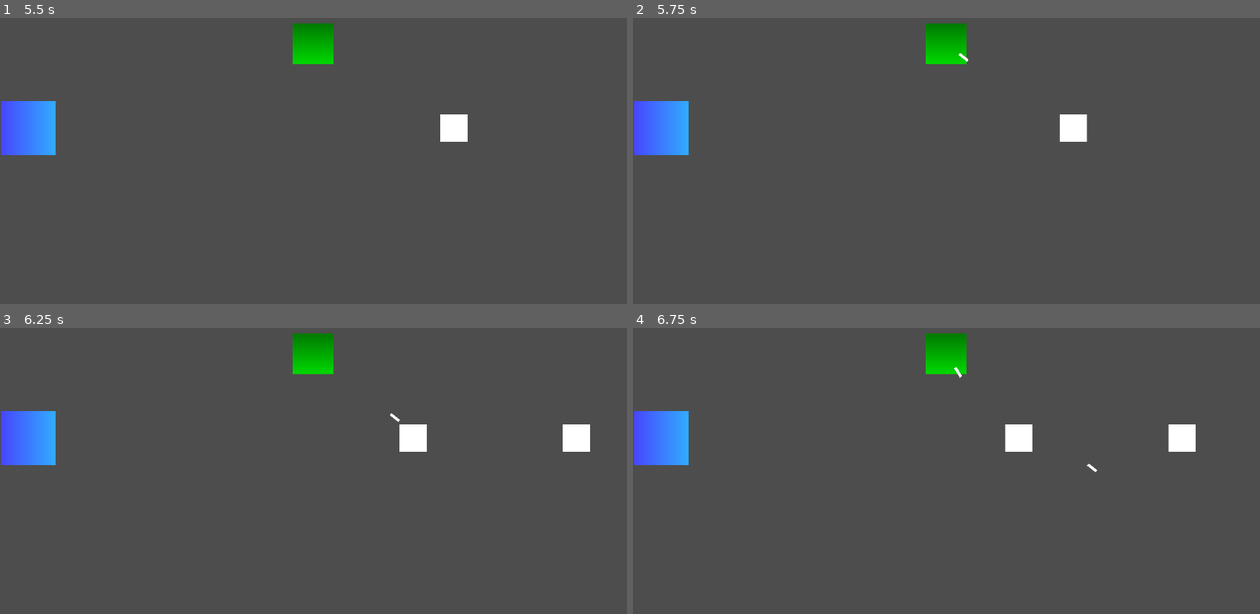
Above: before the commit, frames 1-4 (two rows, left to right).
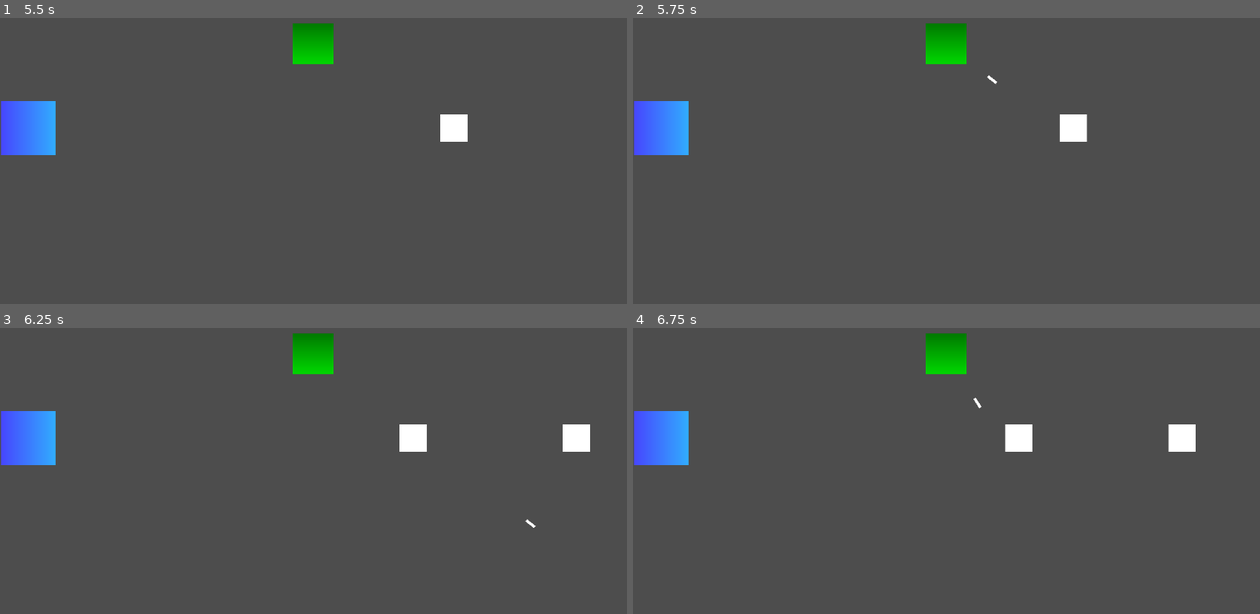
Above: after the commit, the same moments.

Repository: ArrowTheFighter/JamSnapNatureTutorial
Game: Godot game, scene res://Scenes/main.tscn
Two runs of this game, one before a commit and one after it. Both use one fixed random seed, a clock stepped at 60 frames per second and the inputs below.
Inputs:
- Up to frame 1 (5.5 s): tap Enter at 0.5, 2 s; tap Space at 1.25, 2.75 s
- Up to frame 2 (5.75 s): no input
- Up to frame 3 (6.25 s): no input
- Up to frame 4 (6.75 s): no input

Frame 1 is identical in both runs. In frame 2, less than 0.1% of the frame differs, in the area x 51-59%, y 12-24%; in frame 3, less than 0.1%; in frame 4, less than 0.1%, in the area x 51-75%, y 13-51%.

Commit message:
Updated bullet script to hurt "enemies"

Diff:
--- a/Scenes/bullet.tscn
+++ b/Scenes/bullet.tscn
@@ -1,13 +1,23 @@
-[gd_scene load_steps=3 format=3 uid="uid://da8khvbgtddti"]
+[gd_scene load_steps=4 format=3 uid="uid://da8khvbgtddti"]
 
 [ext_resource type="Script" path="res://Scripts/bullet.gd" id="1_vi1ji"]
 
 [sub_resource type="QuadMesh" id="QuadMesh_udqvv"]
 size = Vector2(20, 5)
 
+[sub_resource type="RectangleShape2D" id="RectangleShape2D_hu371"]
+size = Vector2(20, 5)
+
 [node name="bullet" type="Node2D"]
 script = ExtResource("1_vi1ji")
-speed = 300
+speed = 800
 
 [node name="MeshInstance2D" type="MeshInstance2D" parent="."]
 mesh = SubResource("QuadMesh_udqvv")
+
+[node name="Area2D" type="Area2D" parent="."]
+
+[node name="CollisionShape2D" type="CollisionShape2D" parent="Area2D"]
+shape = SubResource("RectangleShape2D_hu371")
+
+[connection signal="area_entered" from="Area2D" to="." method="_on_area_2d_area_entered"]
--- a/Scripts/bullet.gd
+++ b/Scripts/bullet.gd
@@ -10,3 +10,10 @@
 func _process(delta: float) -> void:
 	move_local_x(speed * delta)
 	pass
+
+
+func _on_area_2d_area_entered(area: Area2D) -> void:
+	if(area.get_parent().is_in_group("Enemy")):
+		area.get_parent().queue_free()
+		queue_free()
+	pass # Replace with function body.
